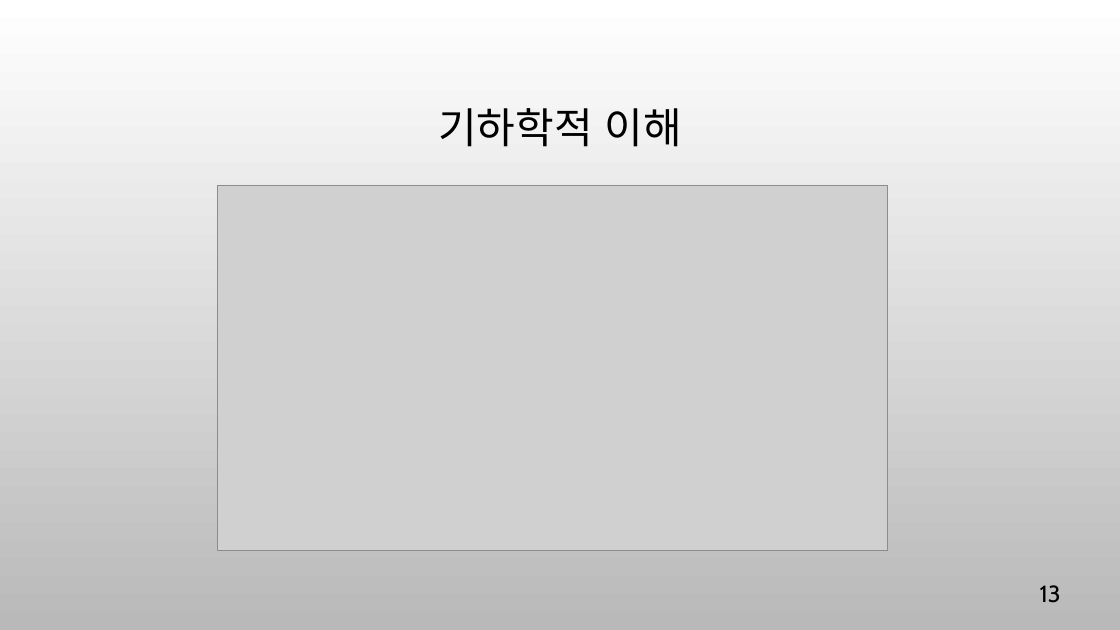
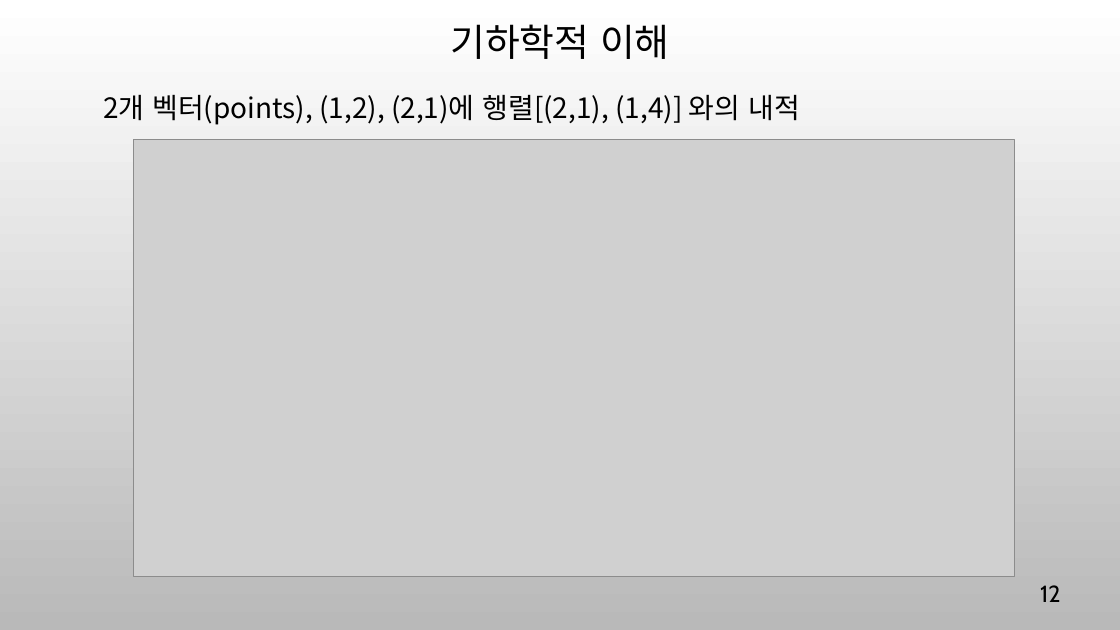
Before and after one commit to ancestor9/mathematics-for-machine-learning, a slide deck: slide 12 of w5_PCA_linear_transformation.pptx (slide 13 before the commit). Drawn at 1120x630 pixels with LibreOffice and Linux fonts; fonts in the diff are those of the drawing; grey boxes stand for pictures; background and template pictures are left out. Boxes give left, top, right and bottom in pixels: in the first picture for what was removed or moved away, otherwise in the second. Text is boxed around its words. In the diff, an @@ line names an element or a change of style, - is before the commit and + after.

```diff
--- a/w5_PCA_linear_transformation.pptx
+++ b/w5_PCA_linear_transformation.pptx
@@ title "기하학적 이해": place and size @@
-title "기하학적 이해" at (438,108,682,147)
+title "기하학적 이해" at (450,24,670,59)
@@ title "기하학적 이해" at (450,24,670,59): size 36 to 32.4 pt @@
@@ text added at (103,95,800,125), 24 pt, text #000000 @@
+2개 벡터(points), (1,2), (2,1)에 행렬[(2,1), (1,4)] 와의 내적
@@ picture: place and size @@
-picture at (218,185,887,550)
+picture at (134,139,1014,576)
@@ page number at (1040,585,1060,602): text changed @@
-13
+12
```
Also in this commit, not shown: 12 other slides changed, 1 slide added, 5 slides removed.
